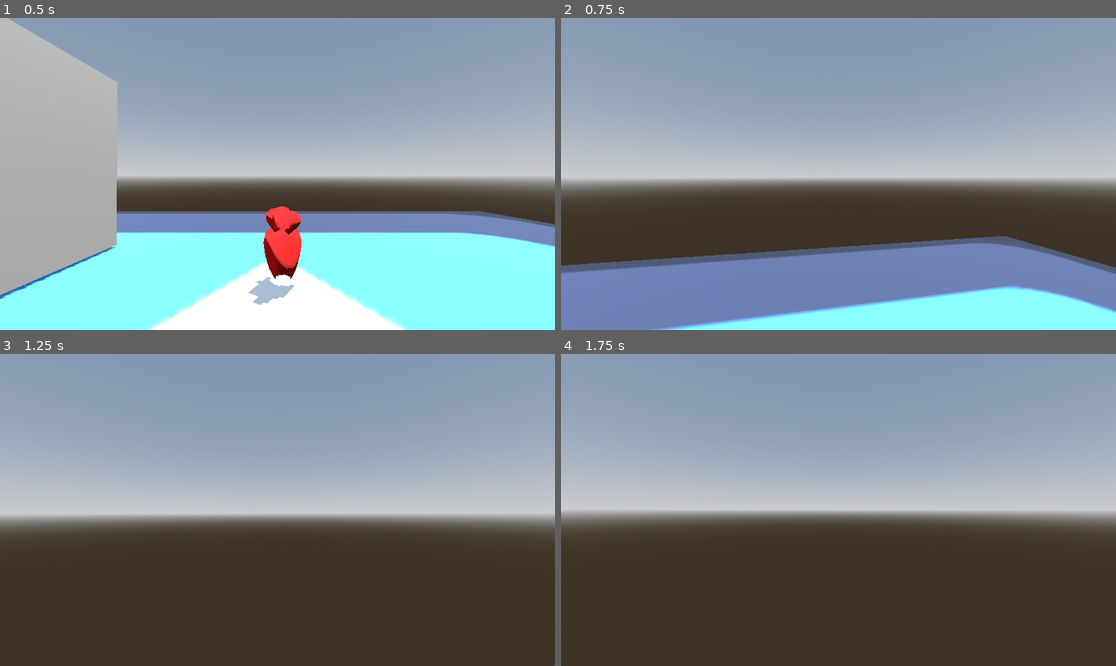
Above: before the commit, frames 1-4 (two rows, left to right).
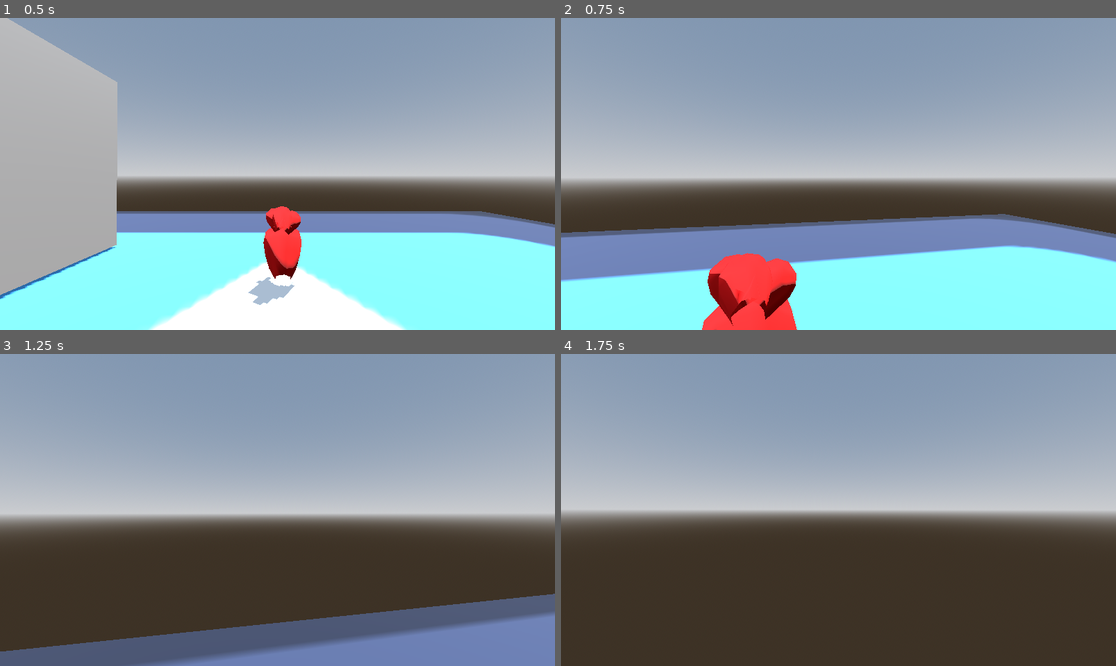
Above: after the commit, the same moments.

Repository: phatrickgomes/Live-Rec
Game: Godot game, scene res://node_3d.tscn
Same seed, same stepped clock (60 frames per second), same inputs: the game is played once before the commit and once after it. The engine's default icon, where the game draws it, is replaced by a stand-in: a white triangle on a blue panel in a dark square.
Inputs (mouse positions are in pixels of both pictures, inside the frame that each line leads up to):
- Up to frame 1 (0.5 s): no input
- Up to frame 2 (0.75 s): tap Enter (ui_accept) at 0.5, 0.6 s; move the mouse to (866, 174) at 0.52 s; hold Up (ui_up) from 0.53 s (still down)
- Up to frame 3 (1.25 s): keep holding Up (ui_up); tap Enter (ui_accept) at 0.77, 1.07 s
- Up to frame 4 (1.75 s): keep holding Up (ui_up); move the mouse to (810, 510) at 1.27 s; tap E (Interacao) at 1.35 s; tap Enter (ui_accept) at 1.52, 1.55 s

Frame 1 is identical in both runs. In frame 2, 27% of the frame differs, in the area x 0-100%, y 62-100%; in frame 3, 14%; in frame 4, nothing differs.

Commit message:
player
mudei algumas coisas no codigo como tirar o pulo

Diff:
--- a/player.gd
+++ b/player.gd
@@ -13,7 +13,6 @@
 var forca_braco = 4
 
 const SPEED = 10.0
-const JUMP_VELOCITY = 5.5
 const SENSIBILIDADE = 0.003
 
 var mouse = Vector2()
@@ -80,8 +79,6 @@
 		##apenas a movimentaçao
 	if not is_on_floor():
 		velocity += get_gravity() * delta
-	if Input.is_action_just_pressed("ui_accept") and is_on_floor():
-		velocity.y = JUMP_VELOCITY
 	var input_dir = Input.get_vector("ui_left", "ui_right", "ui_up", "ui_down")
 	var direction = (camera_pivot.transform.basis * Vector3(input_dir.x, 0, input_dir.y)).normalized()
 	if direction:
